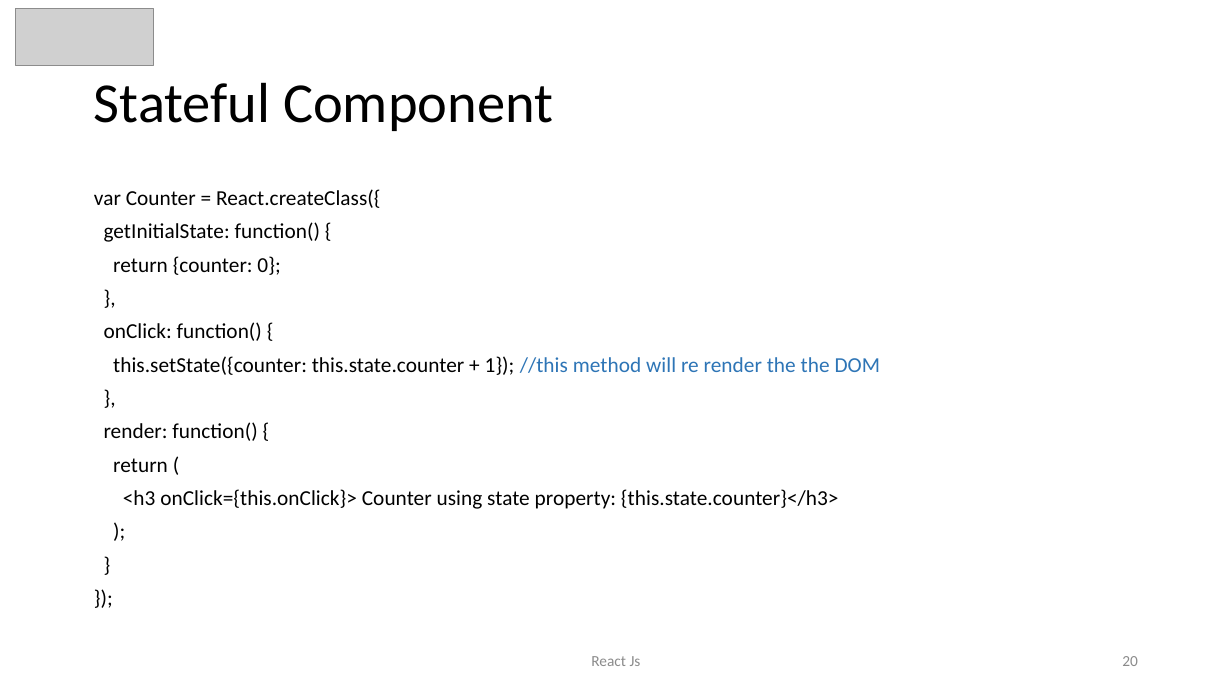
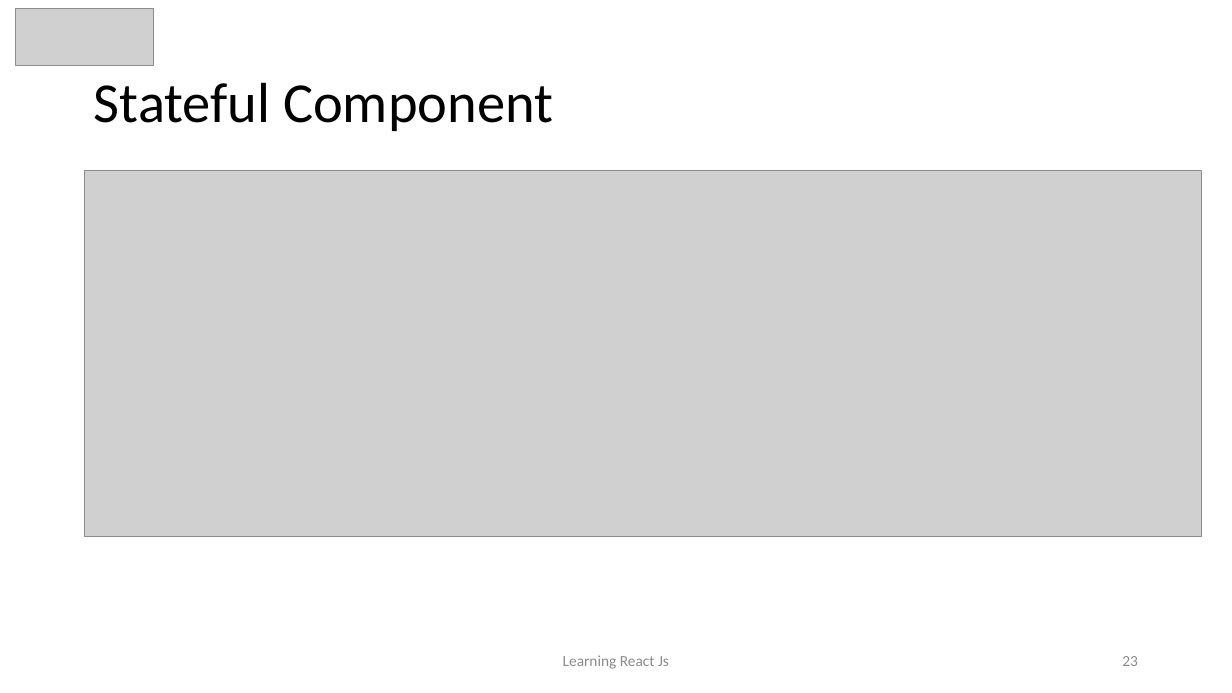
Before and after one commit to awahab29/samplealt, a slide deck: slide 23 of React.pptx (slide 20 before the commit). Drawn at 1232x693 pixels with LibreOffice and Linux fonts; fonts in the diff are those of the drawing; grey boxes stand for pictures. Boxes give left, top, right and bottom in pixels: in the first picture for what was removed or moved away, otherwise in the second. Text is boxed around its words. In the diff, an @@ line names an element or a change of style, - is before the commit and + after.

```diff
--- a/React.pptx
+++ b/React.pptx
@@ picture added at bbox=[85, 171, 1202, 537] @@
@@ text removed at bbox=[94, 189, 880, 509] @@
-var Counter = React.createClass({
-getInitialState: function() {
-return {counter: 0};
-},
-onClick: function() {
-this.setState({counter: this.state.counter + 1}); //this method will re render the the DOM
-},
-render: function() {
-return (
-<h3 onClick={this.onClick}> Counter using state property: {this.state.counter}</h3>
-);
-}
-});
@@ text at bbox=[563, 655, 669, 669]: text changed @@
-React Js
+Learning React Js
@@ page number at bbox=[1122, 656, 1138, 666]: text changed @@
-20
+23
```
Also in this commit, not shown: 16 other slides changed, 6 slides added, 1 slide removed, 1 other file.
